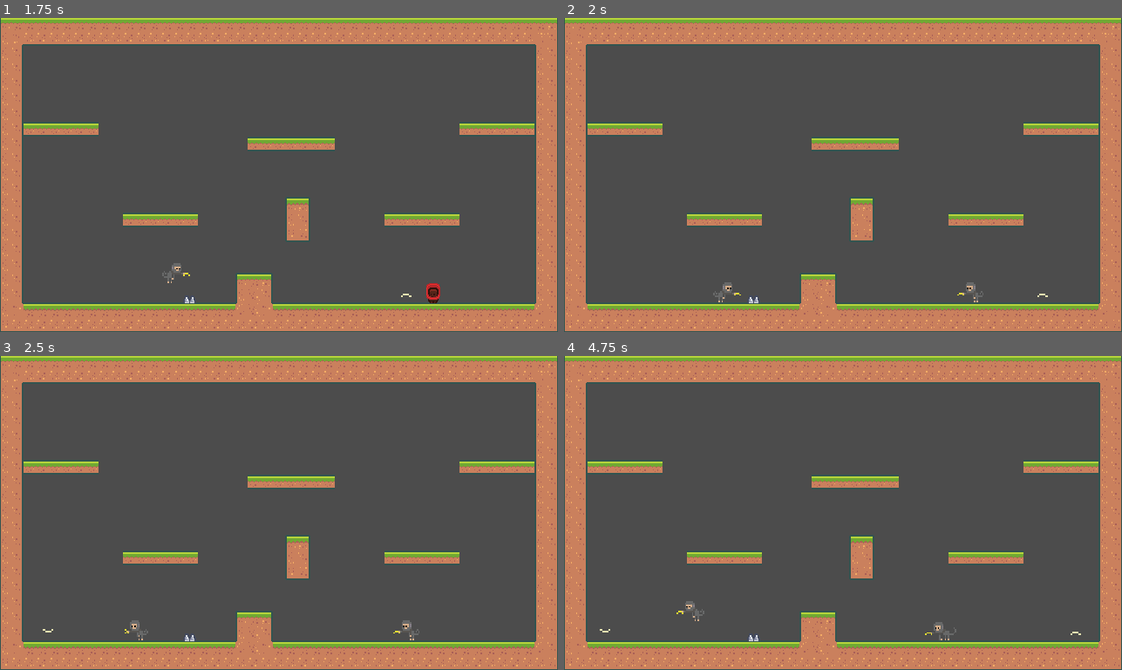
Above: before the commit, frames 1-4 (two rows, left to right).
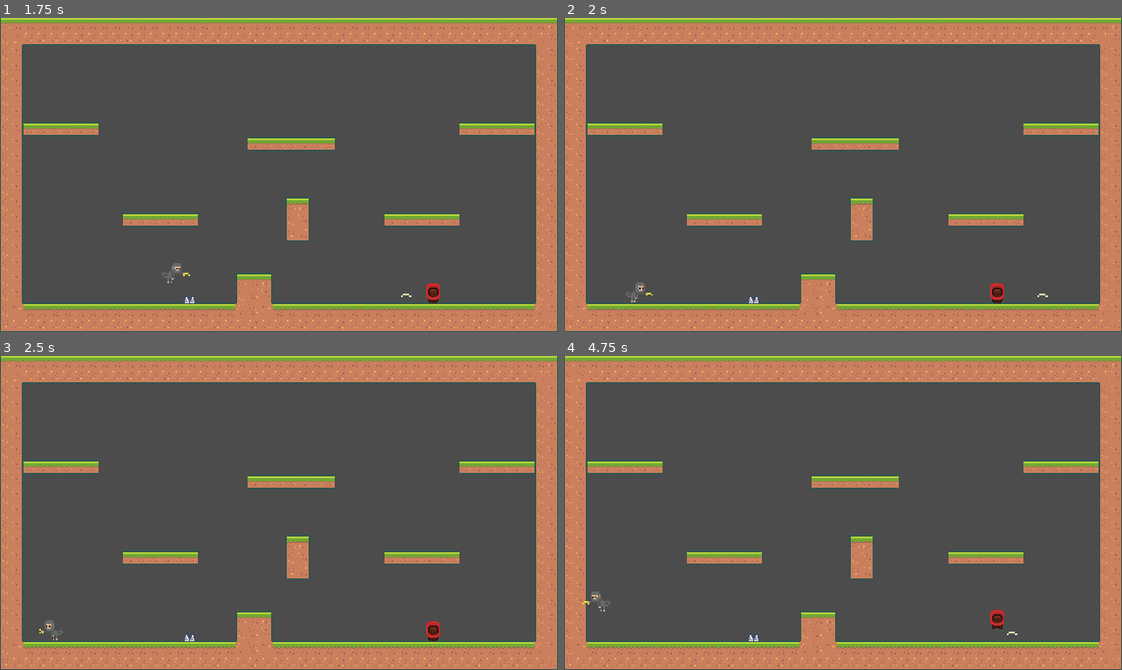
Above: after the commit, the same moments.

Repository: lWardenl/Godot-Platformer2D
Game: Godot game, scene res://Assets/Scenes/Arena.tscn
The game is run twice, just before and just after one commit, with the same random seed, the same clock (stepped at 60 frames per second) and the same inputs.
Inputs:
- Up to frame 1 (1.75 s): tap Enter at 0.5 s; hold D (move_right) from 0.53 s (still down); tap G (shoot) at 0.6, 1.35 s; tap F (jump) at 0.77, 1.52 s
- Up to frame 2 (2 s): keep holding D (move_right)
- Up to frame 3 (2.5 s): release D (move_right) at 2.03 s; hold A (move_left) from 2.03 s (still down); tap G (shoot) at 2.1 s
- Up to frame 4 (4.75 s): release A (move_left) at 2.78 s; hold D (move_right) 2.78-4.28 s; tap G (shoot) at 2.85, 3.6, 4.35 s; tap F (jump) at 3.02, 3.77, 4.52 s; hold A (move_left) from 4.28 s (still down)

Frame 1 is identical in both runs. In frame 2, 0.4% of the frame differs, in the area x 11-79%, y 84-91%; in frame 3, 0.4%; in frame 4, 0.5%, in the area x 3-93%, y 75-91%.

Commit message:
Fix player death logic

Diff:
--- a/Assets/Scripts/Player.gd
+++ b/Assets/Scripts/Player.gd
@@ -14,6 +14,8 @@
 
 var shootTime = 1
 var currentShot = 0
+var startingPosition = position
+var invinsibilityTime = 1
 
 var bananaScene = preload("res://Assets/Scenes/Banana.tscn")
 
@@ -22,7 +24,7 @@
 # Called when the node enters the scene tree for the first time.
 func _ready():
 	$"Hazard Area".connect("area_entered", self, "on_hazard_area_entered")
-
+	startingPosition = position
 
 # Called every frame. 'delta' is the elapsed time since the previous frame.
 func _physics_process(delta):
@@ -57,11 +59,12 @@
 
 	if (currentShot > 0):
 		currentShot -= delta
-		currentShot = max(currentShot,0)
+
+	if (invinsibilityTime > 0):
+		invinsibilityTime -= delta
 
 	if (Input.is_action_just_pressed("shoot" + playerSuffix)):
 		shoot()
-
 
 	handle_animations()
 
@@ -88,7 +91,10 @@
 		$AnimatedSprite.flip_h = true if moveVector.x > 0 else false
 
 func on_hazard_area_entered(area2d):
-	emit_signal("died",playerSuffix,self)
+	if (invinsibilityTime > 0):
+		return
+	position = startingPosition
+	invinsibilityTime = 1
 
 func shoot():
 	if (currentShot > 0):
